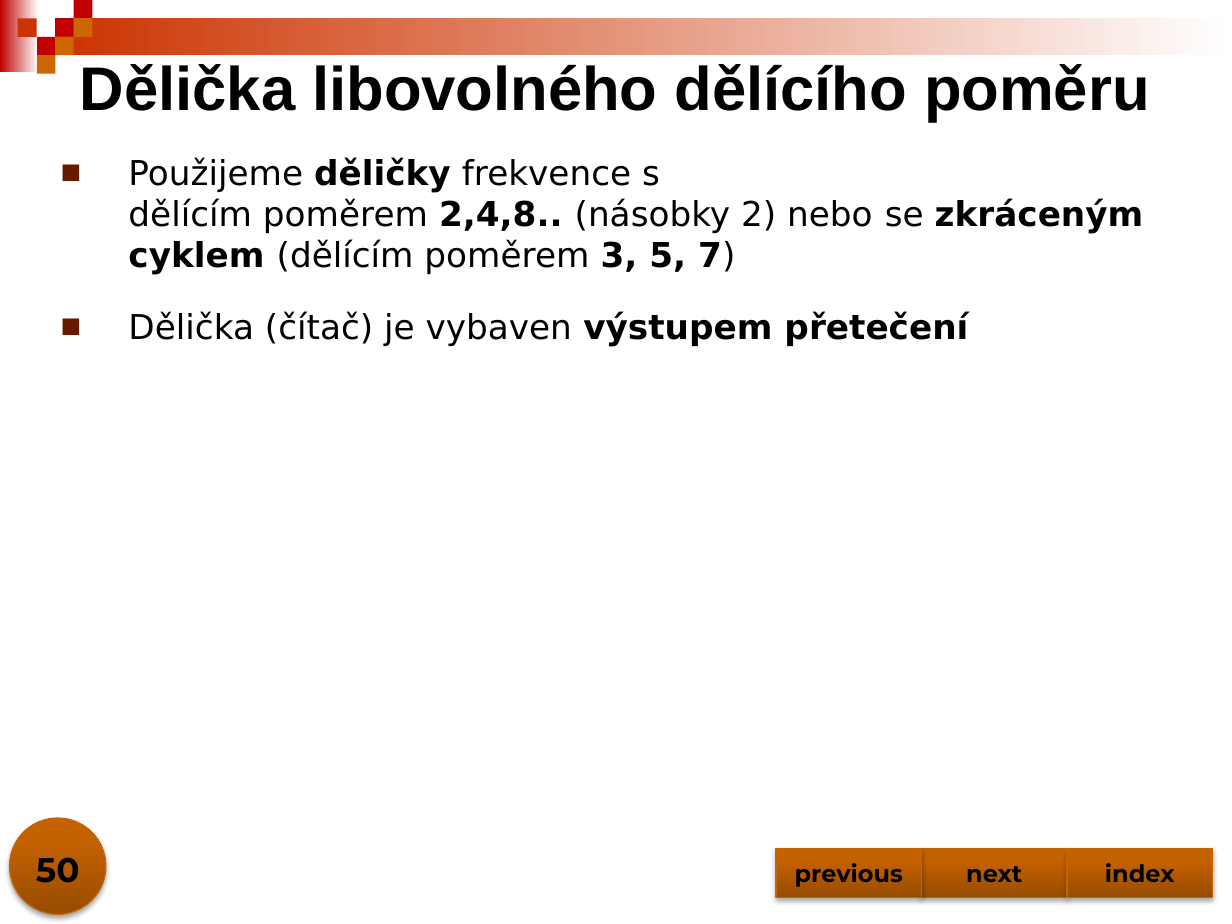
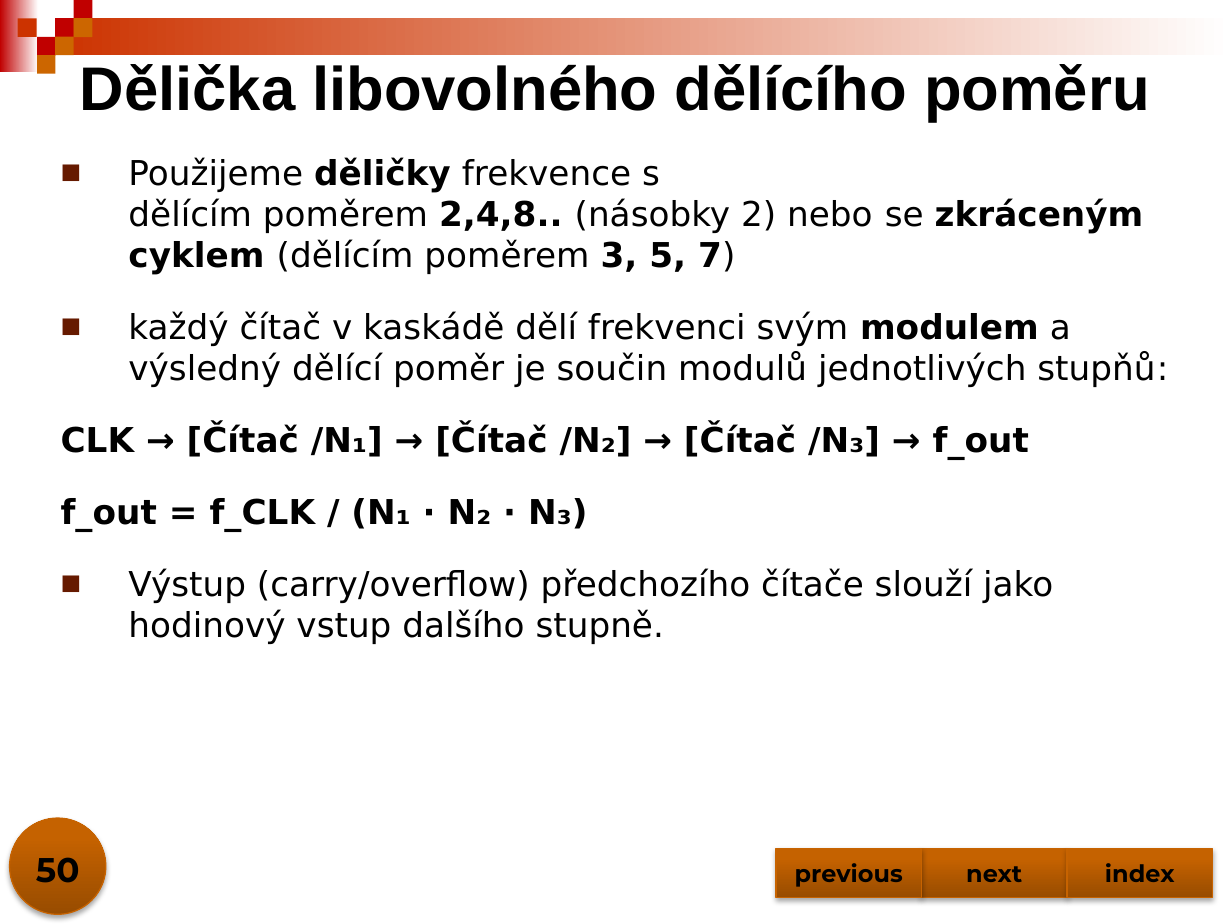
Before and after one commit to jjasik/spse, a slide deck: slide 50 of predmety/dig/materialy/citace.pptx. Drawn at 1232x924 pixels with LibreOffice and Linux fonts; fonts in the diff are those of the drawing. Boxes give left, top, right and bottom in pixels: in the first picture for what was removed or moved away, otherwise in the second. Text is boxed around its words. In the diff, an @@ line names an element or a change of style, - is before the commit and + after.

```diff
--- a/predmety/dig/materialy/citace.pptx
+++ b/predmety/dig/materialy/citace.pptx
@@ text at (x1=61, y1=312, x2=1168, y2=644): text changed @@
-■ Dělička (čítač) je vybaven výstupem přetečení
+■ každý čítač v kaskádě dělí frekvenci svým modulem a výsledný dělící poměr je součin modulů jednotlivých stupňů:
+CLK → [Čítač /N₁] → [Čítač /N₂] → [Čítač /N₃] → f_out
+f_out = f_CLK / (N₁ · N₂ · N₃)
+■ Výstup (carry/overflow) předchozího čítače slouží jako hodinový vstup dalšího stupně.
```
Also in this commit, not shown: 20 other slides changed, 1 slide added, 2 slides removed.
